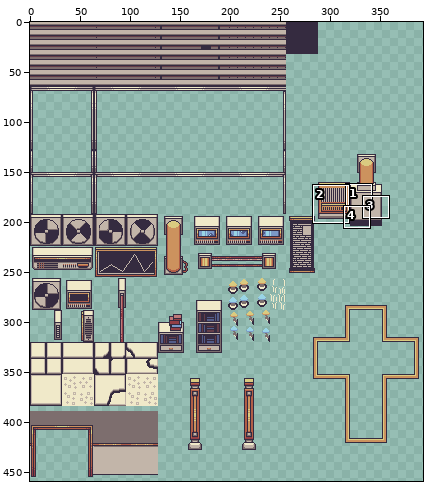
Sprite sheet, stored at assets/floor_1/laboratory/laboratory.png. The picture above shows the old version from afar; the outline marks the close-up.
Close-up. As it was:
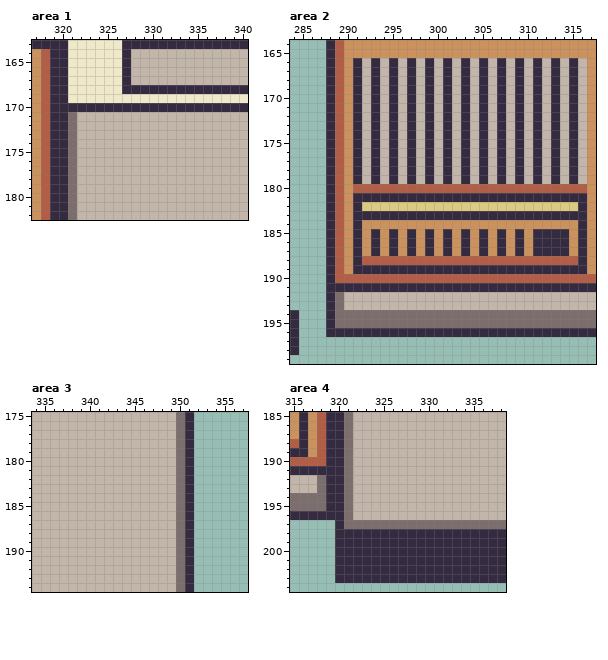
The file is 448x520 pixels. Colours within 5 levels of each other are drawn and written as one. Shown: area 1: x 317..340, y 163..182; area 2: x 284..317, y 164..199; area 3: x 334..357, y 175..194; area 4: x 315..338, y 185..204. The wide view leaves out empty margins. The commit also changed other parts of the picture, which this record leaves out.
After:
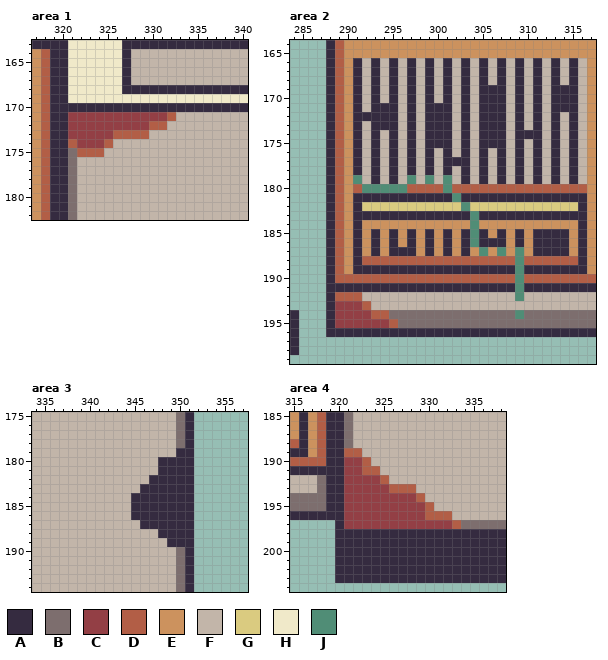
Palette (. is transparent): A #352b40  B #7d6e6e  C #933f45  D #b25e46  E #cc925e  F #c2b5a9  G #dacb80  H #f0e9c9  J #508d76
The exact change:
Area 1:
y 171: x 321..332 BFFFFFFFFFFF -> CCCCCCCCCCCD
y 172: x 321..331 BFFFFFFFFFF -> CCCCCCCCCDD
y 173: x 321..329 BFFFFFFFF -> CCCCCDDDD
y 174: x 321..325 BFFFF -> DCCCD
y 175: x 322..324 FFF -> DDD
Area 2:
y 169..170: x 306 F -> A; x 314 F -> A
y 171: x 294 F -> A; x 300 F -> A; x 306 F -> A; x 314 F -> A
y 172: x 292 F -> A; x 294 F -> A; x 300 F -> A; x 306 F -> A
y 173: x 294 F -> A; x 300 F -> A; x 306 F -> A
y 174: x 300 F -> A; x 306 F -> A; x 310 F -> A
y 175: x 300 F -> A; x 306 F -> A
y 177: x 302 F -> A
y 179: x 291 A -> J; x 297 A -> J; x 299 A -> J; x 301 A -> J
y 180: x 292..296 DDDDD -> JJJJJ; x 301 D -> J
y 181: x 302 A -> J
y 182: x 303 G -> J
y 183: x 304 A -> J
y 184..185: x 304 E -> J
y 186: x 304 E -> J; x 306 E -> A
y 187: x 296 E -> A; x 305 A -> J; x 307 A -> J; x 309 A -> J
y 188: x 309 D -> J
y 189: x 309 A -> J
y 190: x 309 D -> J
y 191: x 309 A -> J
y 192: x 289..291 BFF -> DDD; x 309 F -> J
y 193: x 289..292 BFFF -> CCCD
y 194: x 289..294 BBBBBB -> CCCCDD; x 309 B -> J
y 195: x 289..295 BBBBBBB -> CCCCCCD
Area 3:
y 179: x 350 B -> A
y 180..181: x 348..350 FFB -> AAA
y 182: x 347..350 FFFB -> AAAA
y 183: x 346..350 FFFFB -> AAAAA
y 184..186: x 345..350 FFFFFB -> AAAAAA
y 187: x 346..350 FFFFB -> AAAAA
y 188: x 348..350 FFB -> AAA
y 189: x 349..350 FB -> AA
Area 4:
y 189: x 321..322 BF -> DD
y 190: x 321..323 BFF -> CCD
y 191: x 321..324 BFFF -> CCDD
y 192: x 321..325 BFFFF -> CCCCD
y 193: x 321..328 BFFFFFFF -> CCCCCDDD
y 194: x 321..329 BFFFFFFFF -> CCCCCCCCD
y 195: x 321..330 BFFFFFFFFF -> CCCCCCCCCD
y 196: x 321..332 BFFFFFFFFFFF -> CCCCCCCCCDDD
y 197: x 321..333 BBBBBBBBBBBBB -> CCCCCCCCCCCCD
Changed places in both close-ups, as pixel boxes (x1, y1, x2, y2):
changed: (68, 112, 176, 157)
changed: (335, 85, 533, 328)
changed: (560, 85, 569, 112)
changed: (131, 448, 185, 547)
changed: (344, 448, 461, 529)
